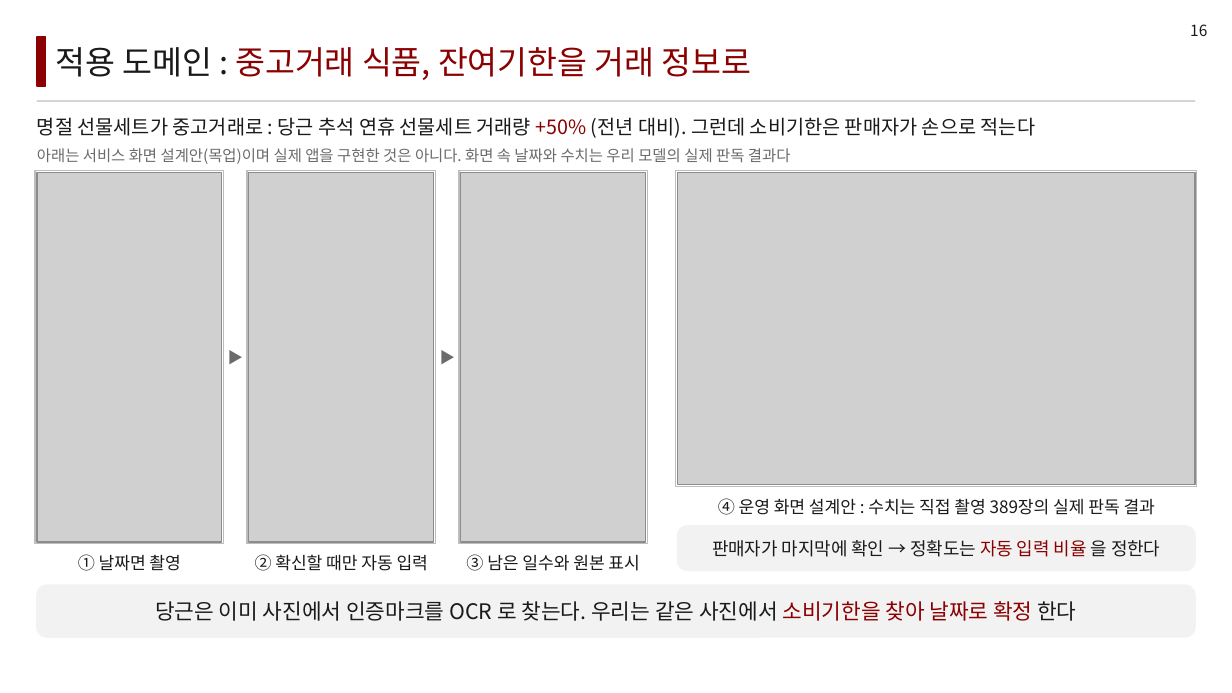
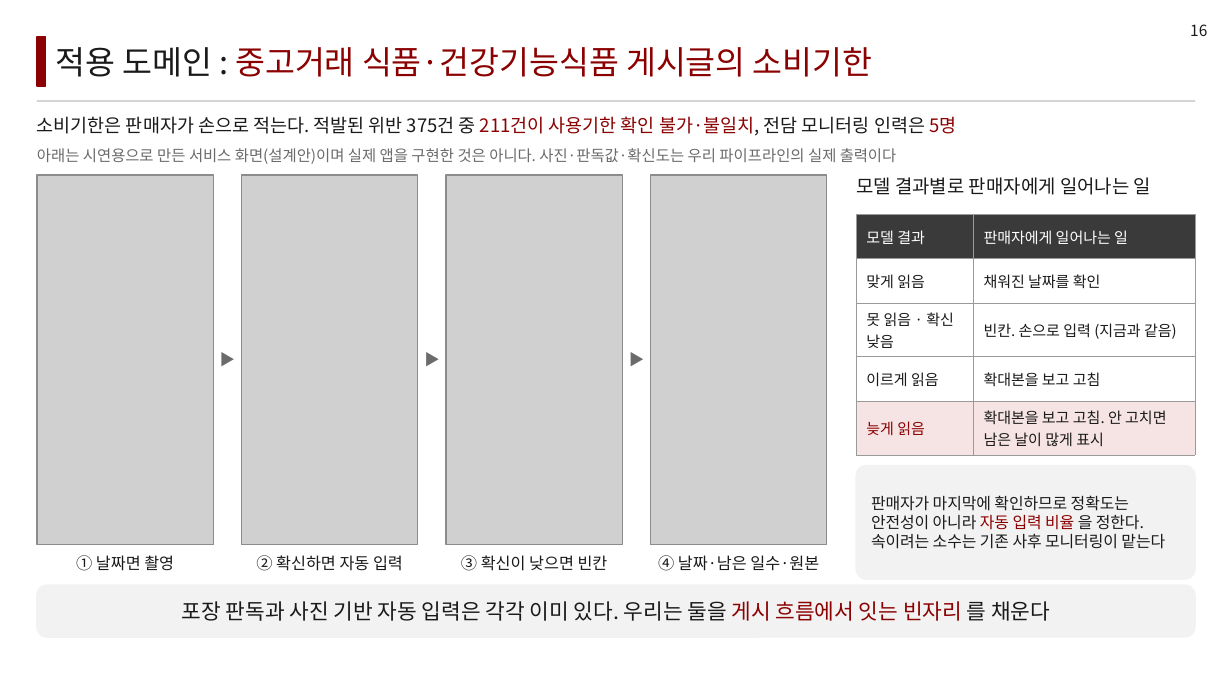
Before and after one commit to LEEbyeongchul/itda3-CODE-subway, a slide deck: slide 16 of 발표/[CODE]_서브웨이_본선발표.pptx. Drawn at 1232x693 pixels with LibreOffice and Linux fonts; fonts in the diff are those of the drawing; grey boxes stand for pictures. Boxes give left, top, right and bottom in pixels: in the first picture for what was removed or moved away, otherwise in the second. Text is boxed around its words. In the diff, an @@ line names an element or a change of style, - is before the commit and + after.

```diff
--- a/발표/[CODE]_서브웨이_본선발표.pptx
+++ b/발표/[CODE]_서브웨이_본선발표.pptx
@@ text at (55,47,872,77): text changed @@
-적용 도메인 : 중고거래 식품, 잔여기한을 거래 정보로
+적용 도메인 : 중고거래 식품·건강기능식품 게시글의 소비기한
@@ text at (37,116,956,136): text changed; size 11.5 to 10.8 pt @@
-명절 선물세트가 중고거래로 : 당근 추석 연휴 선물세트 거래량 +50% (전년 대비). 그런데 소비기한은 판매자가 손으로 적는다
+소비기한은 판매자가 손으로 적는다. 적발된 위반 375건 중 211건이 사용기한 확인 불가·불일치, 전담 모니터링 인력은 5명
@@ text at (37,148,896,164): text changed @@
-아래는 서비스 화면 설계안(목업)이며 실제 앱을 구현한 것은 아니다. 화면 속 날짜와 수치는 우리 모델의 실제 판독 결과다
+아래는 시연용으로 만든 서비스 화면(설계안)이며 실제 앱을 구현한 것은 아니다. 사진·판독값·확신도는 우리 파이프라인의 실제 출력이다
@@ rectangle removed at (34,171,223,545) @@
@@ picture: place and size @@
-picture at (37,172,222,542)
+picture at (37,175,213,545)
@@ picture: place and size @@
-picture at (249,172,434,542)
+picture at (241,175,418,545)
@@ rectangle removed at (246,171,435,545) @@
@@ picture: place and size @@
-picture at (461,172,646,542)
+picture at (446,175,622,545)
@@ rectangle removed at (460,171,648,545) @@
@@ picture added at (650,175,827,545) @@
@@ rectangle removed at (676,171,1198,487) @@
@@ picture removed at (678,172,1195,484) @@
@@ text added at (856,177,1151,195), 11 pt, text #1A1A1A @@
+모델 결과별로 판매자에게 일어나는 일
@@ table added at (856,214,1195,450), 5 rows, 2 columns @@
+모델 결과 | 판매자에게 일어나는 일
+맞게 읽음 | 채워진 날짜를 확인
+못 읽음 · 확신 낮음 | 빈칸. 손으로 입력 (지금과 같음)
+이르게 읽음 | 확대본을 보고 고침
+늦게 읽음 | 확대본을 보고 고침. 안 고치면 남은 날이 많게 표시
@@ text "▶": place and size @@
-text "▶" at (222,339,249,376)
+text "▶" at (213,341,241,378)
@@ text "▶": place and size @@
-text "▶" at (434,339,461,376)
+text "▶" at (418,341,446,378)
@@ text added at (622,341,650,378), 9 pt, text #6B6B6B @@
+▶
@@ rounded rectangle: place and size @@
-rounded rectangle at (678,526,1195,570)
+rounded rectangle at (856,466,1195,579)
@@ rounded rectangle at (856,466,1195,579): proportions changed @@
@@ text removed at (718,498,1155,515) @@
-④ 운영 화면 설계안 : 수치는 직접 촬영 389장의 실제 판독 결과
@@ text at (871,495,1165,549): text changed; size 10.5 to 9.3 pt @@
-판매자가 마지막에 확인 → 정확도는 자동 입력 비율 을 정한다
+판매자가 마지막에 확인하므로 정확도는 안전성이 아니라 자동 입력 비율 을 정한다. 속이려는 소수는 기존 사후 모니터링이 맡는다
@@ text "① 날짜면 촬영" at (76,555,174,571): size 10 to 9.5 pt @@
@@ text at (256,555,403,571): text changed; size 10 to 9.5 pt @@
-② 확신할 때만 자동 입력
+② 확신하면 자동 입력
@@ text added at (461,555,608,571), 9.5 pt, text #1A1A1A @@
+③ 확신이 낮으면 빈칸
@@ text at (658,555,819,571): text changed; size 10 to 9.5 pt @@
-③ 남은 일수와 원본 표시
+④ 날짜·남은 일수·원본
@@ text at (182,601,1050,621): text changed @@
-당근은 이미 사진에서 인증마크를 OCR 로 찾는다. 우리는 같은 사진에서 소비기한을 찾아 날짜로 확정 한다
+포장 판독과 사진 기반 자동 입력은 각각 이미 있다. 우리는 둘을 게시 흐름에서 잇는 빈자리 를 채운다
```
Also in this commit, not shown: 10 other slides changed, 10 other files.
